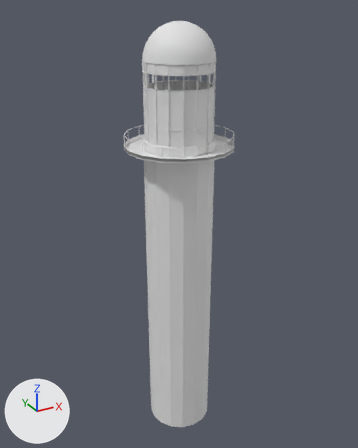
Renders of the FBX model Assets/Art/Lighthouse/Lighthouse_structure/LightHouse_structure_NEW.fbx from each side of a commit.
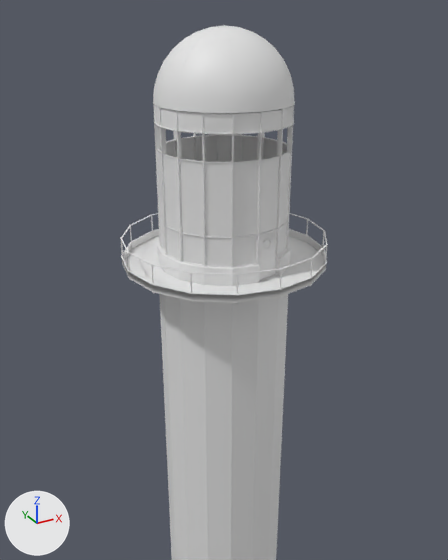
Each version is shown whole from a 50 mm camera at (-34.4, -62.3, 18.3) aimed at (0.6, 1.2, -13.5), then close up from a 50 mm camera at (-22.2, -40.4, 17.6) aimed at (-0.2, -0.4, -2.4). Every picture has the same lights, and +X, +Y and +Z are marked at lower left. Where no turn or scale is listed for an object, it has been applied to the vertices.

In view in the first close-up: 'DOOR', 'LowerWindows', 'MIddleWindows', 'grid_floor', 'grider_pole16', 'structure_balcony', 'structure_dome', 'structure_outside_wall', 'wall'.
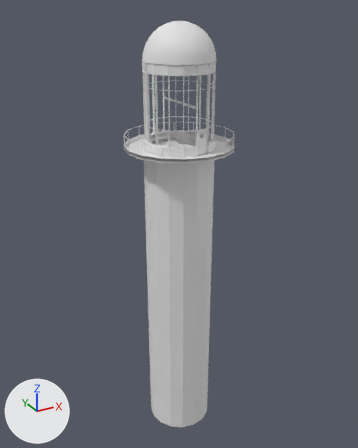
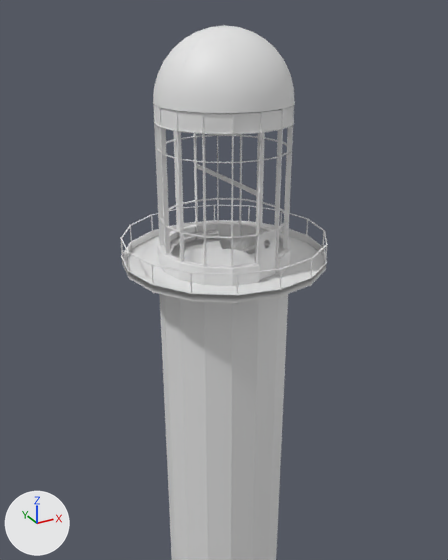
What the commit changed:
Object 'LowerWindows' (ob_lowerwindows) is deleted.
Object 'MIddleWindows' (ob_middlewindows) is deleted.

Where the change shows, as pixel boxes [x1, y1, x2, y2] in the close-ups (448 x 560 px):
'MIddleWindows', deleted
    before: [157, 136, 290, 237]
'LowerWindows', deleted
    before: [160, 220, 287, 266]
